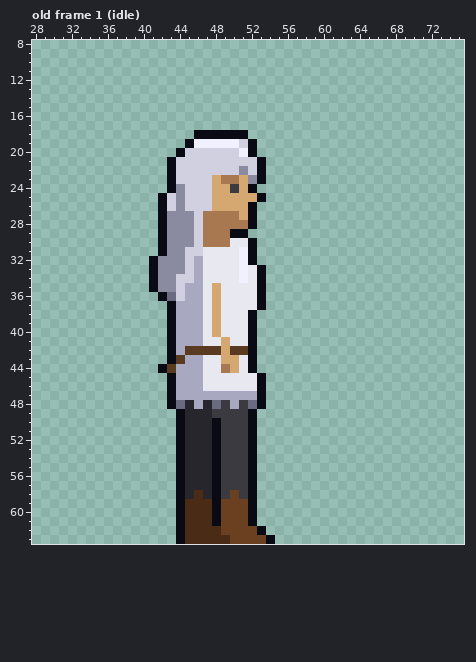
Two states of a pixel-art file, Assets/Art/Characters/Player/player.aseprite. Above is the file before it was changed.
96x64 pixels, 12 frames. Colours within 5 levels of each other are drawn and written as one. Shown: old frame 1 (idle): x 28..75, y 8..63. The commit also changed other frames, which this record leaves out.
The result:
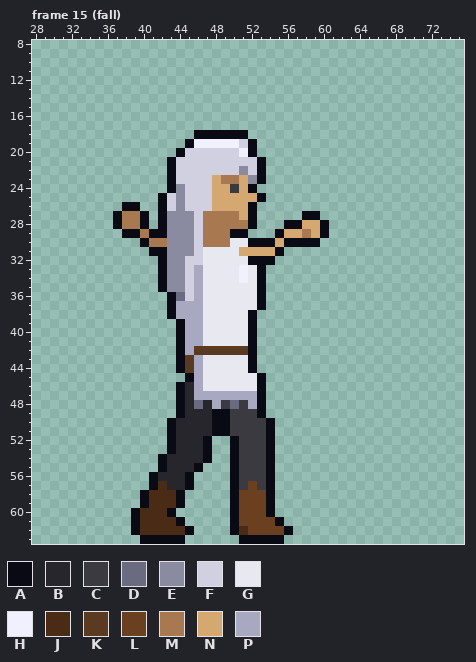
Palette (. is transparent): A #0a0a14  B #26262c  C #3a3a40  D #6a6a80  E #8a8aa0  F #d0d0e0  G #e8e8f0  H #f0f0ff  J #4a2c16  K #5a3a20  L #6a4020  M #a87850  N #d4a870  P #a8a8c0
A new or re-ordered frame is compared with the old frame closest to it.
The exact change:
frames 12 -> 46
Changed rows in their new state; - is an unchanged pixel.
Frame 15 (fall) is new; against old frame 1 (idle):
first column x 37:
26 -AA---------------------
27 AMMA-----------------AA-
28 AMMA---------------AANNA
29 -AAMA-------------ANNMNA
30 ---AMM----------AANAAAA-
31 ----A---E-----NNNNA-----
32 ----.A---F----G-AA------
33 ----.A------------------
34 ----.A-E----------------
35 ----.A-EF--G------------
36 -----.ADF--G------------
37 -----------G------------
38 -----------G------------
39 ------.A---G------------
40 ------.A---G------------
41 ------.A----G-----------
42 ------.AP---K-----------
43 ------.AK---GG----------
44 -----..AK---GG----------
45 ------..A---------------
46 ------.AB---------------
47 ------.AB---------------
48 ------.A-D-P-D-P--------
49 -----------AA--CA-------
50 ------AB----A--CCA------
51 ------AB----A--CCA------
52 ------AB--A..A-CCA------
53 ------AB--A..A-CCA------
54 -----ABB--A..A-CCA------
55 -----ABB-A...A-CCA------
56 ----ABBBA....A-CCA------
57 ----AJBBA....A-LCA------
58 ---AJJJ-.....ALLLA------
59 ---AJJJ-.....A-LLA------
60 --AJJJA......A-LLA------
61 --AJJJJ-.....A-LLLA-----
62 --AJJJJJA....AJ-LLLA----
63 ---AAAA-......AAA-A-----
